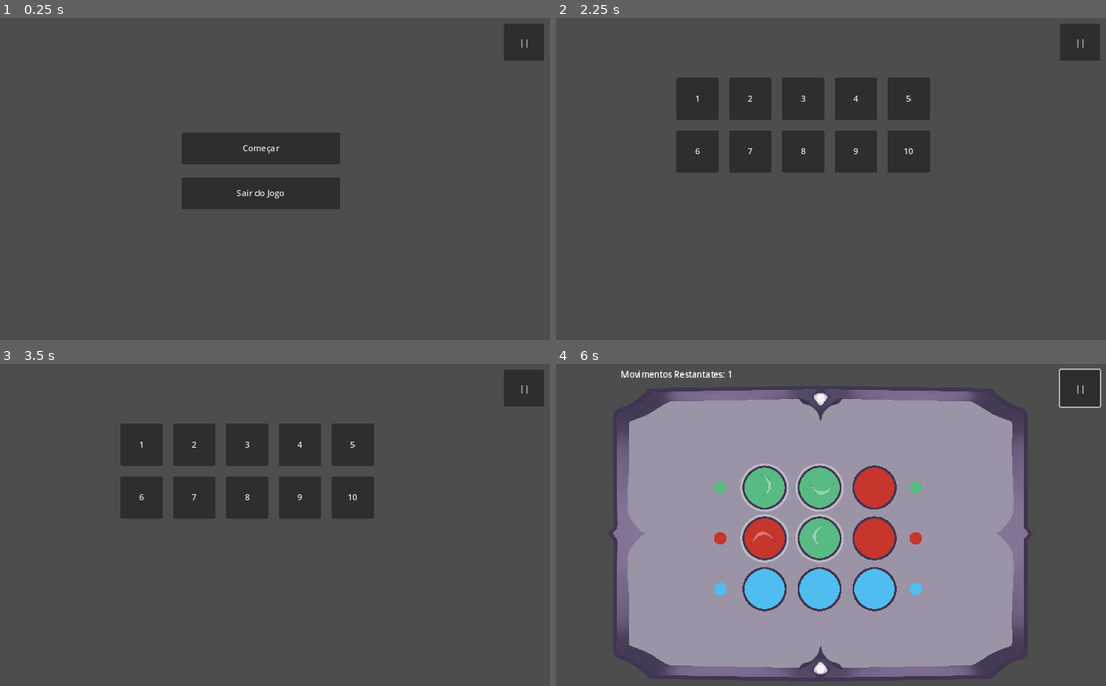
Above: before the commit, frames 1-4 (two rows, left to right).
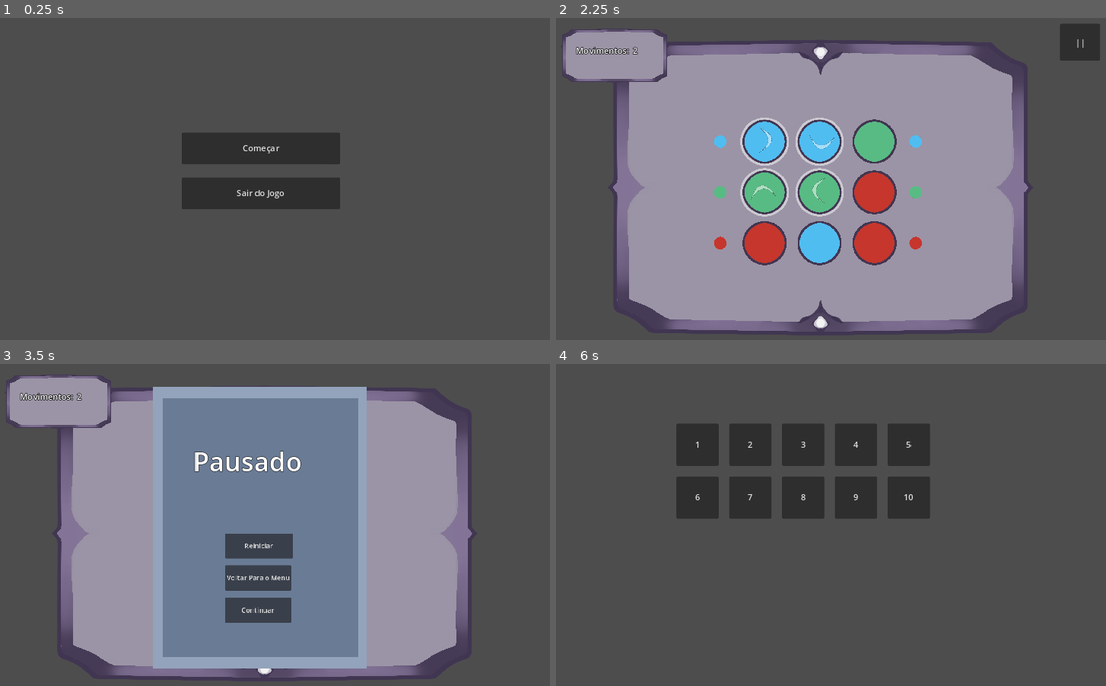
Above: after the commit, the same moments.

Repository: VirsoRaivoky/Puzzle
Game: Godot game, scene res://UI/Menu.tscn
Same seed, same stepped clock (60 frames per second), same inputs: the game is played once before the commit and once after it.
Inputs (mouse positions are in pixels of both pictures, inside the frame that each line leads up to):
- Up to frame 1 (0.25 s): no input
- Up to frame 2 (2.25 s): click (1078, 43) at 0.5 s, where only the run before the commit has a clickable "||"; click "Começar" at 1.25 s; click "||" (after the commit: "1") at 2 s
- Up to frame 3 (3.5 s): click "||" at 2.75 s
- Up to frame 4 (6 s): click (814, 547) at 3.5 s, where only the run after the commit has a clickable "Reiniciar"; click (699, 444) at 4.25 s, where only the run before the commit has a clickable "1"; click "||" at 5 s; click (814, 576) at 5.75 s, where only the run after the commit has a clickable "Voltar Para o Menu"

The runs differ from the first frame. In frame 1, 0.8% of the frame differs, in the area x 91-99%, y 1-14%; in frame 2, 63%, in the area x 1-86%, y 3-98%; in frame 3, 63%; in frame 4, 62%.

Commit message:
mais mudanças

Diff:
--- a/Entities/Global.tscn
+++ b/Entities/Global.tscn
@@ -1,16 +1,6 @@
-[gd_scene load_steps=3 format=3 uid="uid://0c5n4bk2tu4d"]
+[gd_scene load_steps=2 format=3 uid="uid://0c5n4bk2tu4d"]
 
 [ext_resource type="Script" path="res://Scripts/Global.gd" id="1_ubsih"]
-[ext_resource type="PackedScene" uid="uid://f042pa335fga" path="res://UI/LevelScreen.tscn" id="2_xucts"]
 
 [node name="Global" type="Node2D"]
 script = ExtResource("1_ubsih")
-
-[node name="Control" parent="." instance=ExtResource("2_xucts")]
-
-[node name="Button" type="Button" parent="."]
-offset_left = 1036.0
-offset_top = 18.0
-offset_right = 1112.0
-offset_bottom = 88.0
-text = "||"
--- a/Levels/Set3x3.tscn
+++ b/Levels/Set3x3.tscn
@@ -1,23 +1,17 @@
-[gd_scene load_steps=5 format=3 uid="uid://c1cmualh233lg"]
+[gd_scene load_steps=8 format=3 uid="uid://c1cmualh233lg"]
 
 [ext_resource type="Texture2D" uid="uid://ci5ernyn02oq7" path="res://Sprites/Background/Table.png" id="1_ch8bn"]
 [ext_resource type="PackedScene" uid="uid://dtgcqoo8fnshn" path="res://Marker.tscn" id="4_kbleu"]
+[ext_resource type="Texture2D" uid="uid://dxpgtx2f0lmi0" path="res://Sprites/Background/MoveCounter.png" id="5_qimfa"]
 [ext_resource type="PackedScene" uid="uid://n4a1yrjvc2ig" path="res://Entities/PieceHandler.tscn" id="6_agays"]
+[ext_resource type="PackedScene" uid="uid://jylkma1wyomr" path="res://UI/PauseScreen.tscn" id="6_plg47"]
 [ext_resource type="PackedScene" uid="uid://cr43mahmlv3eh" path="res://Entities/Pieces.tscn" id="7_u7pw0"]
 
+[sub_resource type="LabelSettings" id="LabelSettings_cejnd"]
+outline_size = 4
+outline_color = Color(0, 0, 0, 1)
+
 [node name="Nivel" type="Node2D"]
-
-[node name="Table" type="Sprite2D" parent="."]
-z_index = -1
-position = Vector2(583, 328)
-scale = Vector2(0.510313, 0.49125)
-texture = ExtResource("1_ch8bn")
-
-[node name="Label" type="Label" parent="."]
-offset_left = 205.0
-offset_top = 15.0
-offset_right = 363.0
-offset_bottom = 48.0
 
 [node name="PieceHandler" parent="." node_paths=PackedStringArray("info") instance=ExtResource("6_agays")]
 position = Vector2(582, 350)
@@ -84,3 +78,24 @@
 [node name="Marker6" parent="Markers" instance=ExtResource("4_kbleu")]
 position = Vector2(763, 433)
 color_type = 2
+
+[node name="Table" type="Sprite2D" parent="."]
+z_index = -1
+position = Vector2(583, 328)
+scale = Vector2(0.510313, 0.49125)
+texture = ExtResource("1_ch8bn")
+
+[node name="MoveCounter" type="Sprite2D" parent="."]
+z_index = -1
+position = Vector2(196, 63)
+scale = Vector2(0.23494, 0.215199)
+texture = ExtResource("5_qimfa")
+
+[node name="Label" type="Label" parent="."]
+offset_left = 115.0
+offset_top = 58.0
+offset_right = 273.0
+offset_bottom = 91.0
+label_settings = SubResource("LabelSettings_cejnd")
+
+[node name="PauseScreen" parent="." instance=ExtResource("6_plg47")]
--- a/Levels/Set4x4.tscn
+++ b/Levels/Set4x4.tscn
@@ -1,9 +1,16 @@
-[gd_scene load_steps=5 format=3 uid="uid://b2fmknf0s66j3"]
+[gd_scene load_steps=8 format=3 uid="uid://b2fmknf0s66j3"]
 
 [ext_resource type="PackedScene" uid="uid://n4a1yrjvc2ig" path="res://Entities/PieceHandler.tscn" id="1_6iexw"]
 [ext_resource type="PackedScene" uid="uid://cr43mahmlv3eh" path="res://Entities/Pieces.tscn" id="2_60fw1"]
 [ext_resource type="Texture2D" uid="uid://ci5ernyn02oq7" path="res://Sprites/Background/Table.png" id="3_wyok1"]
 [ext_resource type="PackedScene" uid="uid://dtgcqoo8fnshn" path="res://Marker.tscn" id="4_kr2u8"]
+[ext_resource type="Texture2D" uid="uid://dxpgtx2f0lmi0" path="res://Sprites/Background/MoveCounter.png" id="5_vfky4"]
+[ext_resource type="PackedScene" uid="uid://jylkma1wyomr" path="res://UI/PauseScreen.tscn" id="6_h718j"]
+
+[sub_resource type="LabelSettings" id="LabelSettings_crul4"]
+outline_size = 4
+outline_color = Color(0, 0, 0, 1)
+shadow_size = 2
 
 [node name="Node2D" type="Node2D"]
 
@@ -77,18 +84,6 @@
 position = Vector2(193, 205.906)
 scale = Vector2(0.8, 0.8)
 
-[node name="Label" type="Label" parent="."]
-offset_left = 81.0
-offset_top = 52.0001
-offset_right = 239.0
-offset_bottom = 85.0001
-
-[node name="Table" type="Sprite2D" parent="."]
-z_index = -1
-position = Vector2(569, 325)
-scale = Vector2(0.510313, 0.49125)
-texture = ExtResource("3_wyok1")
-
 [node name="Markers" type="Node2D" parent="."]
 
 [node name="Marker" parent="Markers" instance=ExtResource("4_kr2u8")]
@@ -120,3 +115,24 @@
 [node name="Marker8" parent="Markers" instance=ExtResource("4_kr2u8")]
 position = Vector2(797, 473)
 color_type = 3
+
+[node name="Table" type="Sprite2D" parent="."]
+z_index = -1
+position = Vector2(569, 325)
+scale = Vector2(0.510313, 0.49125)
+texture = ExtResource("3_wyok1")
+
+[node name="MoveCounter" type="Sprite2D" parent="."]
+z_index = -1
+position = Vector2(196, 63)
+scale = Vector2(0.23494, 0.215199)
+texture = ExtResource("5_vfky4")
+
+[node name="Label" type="Label" parent="."]
+offset_left = 115.0
+offset_top = 58.0
+offset_right = 273.0
+offset_bottom = 91.0
+label_settings = SubResource("LabelSettings_crul4")
+
+[node name="PauseScreen" parent="." instance=ExtResource("6_h718j")]
--- a/Levels/Set5x5.tscn
+++ b/Levels/Set5x5.tscn
@@ -1,17 +1,17 @@
-[gd_scene load_steps=5 format=3 uid="uid://b6n8tks5rhxvc"]
+[gd_scene load_steps=8 format=3 uid="uid://b6n8tks5rhxvc"]
 
 [ext_resource type="PackedScene" uid="uid://n4a1yrjvc2ig" path="res://Entities/PieceHandler.tscn" id="1_nqvip"]
 [ext_resource type="PackedScene" uid="uid://cr43mahmlv3eh" path="res://Entities/Pieces.tscn" id="2_720dm"]
 [ext_resource type="Texture2D" uid="uid://ci5ernyn02oq7" path="res://Sprites/Background/Table.png" id="4_qa4sn"]
 [ext_resource type="PackedScene" uid="uid://dtgcqoo8fnshn" path="res://Marker.tscn" id="5_3lhpi"]
+[ext_resource type="Texture2D" uid="uid://dxpgtx2f0lmi0" path="res://Sprites/Background/MoveCounter.png" id="5_sbeh0"]
+[ext_resource type="PackedScene" uid="uid://jylkma1wyomr" path="res://UI/PauseScreen.tscn" id="6_poc5i"]
+
+[sub_resource type="LabelSettings" id="LabelSettings_df66m"]
+outline_size = 4
+outline_color = Color(0, 0, 0, 1)
 
 [node name="Set" type="Node2D"]
-
-[node name="Label" type="Label" parent="."]
-offset_left = 29.0
-offset_top = 44.0001
-offset_right = 187.0
-offset_bottom = 77.0001
 
 [node name="PieceHandler" parent="." node_paths=PackedStringArray("info") instance=ExtResource("1_nqvip")]
 position = Vector2(582, 340)
@@ -119,12 +119,6 @@
 position = Vector2(260, 237.5)
 scale = Vector2(0.8, 0.8)
 
-[node name="Table" type="Sprite2D" parent="."]
-z_index = -1
-position = Vector2(583, 328)
-scale = Vector2(0.510313, 0.49125)
-texture = ExtResource("4_qa4sn")
-
 [node name="Markers" type="Node2D" parent="."]
 
 [node name="Marker" parent="Markers" instance=ExtResource("5_3lhpi")]
@@ -164,3 +158,24 @@
 [node name="Marker10" parent="Markers" instance=ExtResource("5_3lhpi")]
 position = Vector2(858, 530)
 color_type = 4
+
+[node name="Table" type="Sprite2D" parent="."]
+z_index = -1
+position = Vector2(583, 328)
+scale = Vector2(0.510313, 0.49125)
+texture = ExtResource("4_qa4sn")
+
+[node name="MoveCounter" type="Sprite2D" parent="."]
+z_index = -1
+position = Vector2(196, 63)
+scale = Vector2(0.23494, 0.215199)
+texture = ExtResource("5_sbeh0")
+
+[node name="Label" type="Label" parent="."]
+offset_left = 115.0
+offset_top = 58.0
+offset_right = 273.0
+offset_bottom = 91.0
+label_settings = SubResource("LabelSettings_df66m")
+
+[node name="PauseScreen" parent="." instance=ExtResource("6_poc5i")]
--- /dev/null
+++ b/MobileButtons.tscn
@@ -0,0 +1,51 @@
+[gd_scene load_steps=5 format=3 uid="uid://c3fihthx507bj"]
+
+[ext_resource type="Texture2D" uid="uid://cj4lbj5cq054u" path="res://Sprites/Selector/Indicator.png" id="1_fxxg2"]
+[ext_resource type="Texture2D" uid="uid://b10reesqcndss" path="res://icon.svg" id="1_ht6ys"]
+
+[sub_resource type="RectangleShape2D" id="RectangleShape2D_msb3x"]
+size = Vector2(300, 300)
+
+[sub_resource type="RectangleShape2D" id="RectangleShape2D_d2awq"]
+size = Vector2(200, 200)
+
+[node name="MobileButtons" type="Control"]
+layout_mode = 3
+anchors_preset = 15
+anchor_right = 1.0
+anchor_bottom = 1.0
+grow_horizontal = 2
+grow_vertical = 2
+
+[node name="Up" type="TouchScreenButton" parent="."]
+position = Vector2(178, 338)
+scale = Vector2(0.210938, 0.234375)
+texture_normal = ExtResource("1_fxxg2")
+shape = SubResource("RectangleShape2D_msb3x")
+action = "left"
+
+[node name="Down" type="TouchScreenButton" parent="."]
+position = Vector2(178, 481)
+scale = Vector2(0.210938, 0.234375)
+texture_normal = ExtResource("1_fxxg2")
+shape = SubResource("RectangleShape2D_msb3x")
+action = "left"
+
+[node name="Left" type="TouchScreenButton" parent="."]
+position = Vector2(90, 411)
+scale = Vector2(0.210938, 0.234375)
+texture_normal = ExtResource("1_fxxg2")
+shape = SubResource("RectangleShape2D_msb3x")
+action = "left"
+
+[node name="Right" type="TouchScreenButton" parent="."]
+position = Vector2(267, 411)
+scale = Vector2(0.210938, 0.234375)
+texture_normal = ExtResource("1_fxxg2")
+shape = SubResource("RectangleShape2D_msb3x")
+action = "left"
+
+[node name="Action" type="TouchScreenButton" parent="."]
+position = Vector2(859, 404)
+texture_normal = ExtResource("1_ht6ys")
+shape = SubResource("RectangleShape2D_d2awq")
--- a/Scripts/Global.gd
+++ b/Scripts/Global.gd
@@ -1,72 +1,120 @@
 extends Node
 
 var piece_handler
-var level_screen
+var pause_screen
 
 var level_moves: int
 var level_index: int = 1
 var set_index: int = 0
 var match_colors: Array
 
-var level1_1: Array = [1, 1, 2,
-					   2, 1, 2,
-					   0, 0, 0]
+var level1_1: Array = [0, 0, 1,
+					   1, 1, 2,
+					   2, 0, 2]
 
-var level1_2: Array = [1, 2, 1,
-					   2, 0, 0,
-					   0, 1, 2]
+var level1_2: Array = [2, 2, 4,
+					   2, 3, 3,
+					   4, 3, 4]
 
-var level1_3: Array = [1, 2, 1,
-					   2, 0, 0,
-					   0, 1, 2]
+var level1_3: Array = [0, 0, 4,
+					   0, 1, 4,
+					   4, 1, 1]
 
-var level1_4: Array = [1, 2, 1,
-					   2, 0, 0,
-					   0, 1, 2]
+var level1_4: Array = [2, 2, 1,
+					   1, 2, 3,
+					   1, 3, 3]
 
-var level1_5: Array = [1, 2, 1,
-					   2, 0, 0,
-					   0, 1, 2]
+var level1_5: Array = [3, 3, 0,
+					   4, 4, 0,
+					   3, 4, 0]
 
 
-var level2_1: Array = [0, 0, 0, 0, 0,
-					   1, 1, 1, 1, 1,
-					   2, 2, 2, 2, 2,
-					   3, 3, 3, 3, 3,
-					   4, 4, 4, 4, 4]
+var level2_1: Array = [0, 1, 0, 0,
+					   0, 1, 3, 1,
+					   2, 1, 2, 2,
+					   3, 2, 3, 3]
 
-func load_level(level_i: int, set_i: int):
+
+var level2_2: Array = [4, 0, 4, 4,
+					   0, 0, 0, 3,
+					   4, 3, 1, 3,
+					   1, 3, 1, 1]
+
+var level2_3: Array = [1, 2, 3, 1,
+					   1, 1, 3, 3,
+					   3, 0, 2, 2,
+					   2, 0, 0, 0]
+
+var level2_4: Array = [2, 4, 2, 2,
+					   4, 4, 4, 3,
+					   2, 3, 3, 1,
+					   1, 3, 1, 1]
+
+var level2_5: Array = [3, 3, 0, 3,
+					   3, 2, 0, 2,
+					   0, 2, 2, 4,
+					   0, 4, 4, 4]
+
+
+func load_level(level_i: int):
 	level_index = level_i
-	set_index = set_i
-	get_tree().change_scene_to_file(Global.get_set())
+	get_level_set()
+	get_tree().change_scene_to_file(get_set())
+
 
 func get_level_set():
 
 	match level_index:
 		1:
-			level_moves = 1
-			match_colors = [1, 2, 0]
+			level_moves = 2
+			match_colors = [0, 1, 2]
+			set_index = 0
 			return level1_1
 		2:
-			level_moves = 4
-			match_colors = [1, 2, 0]
+			level_moves = 3
+			match_colors = [2, 3, 4]
+			set_index = 0
 			return level1_2
 		3:
-			level_moves = 5
-			match_colors = [1, 2, 0]
+			level_moves = 4
+			match_colors = [0, 1, 4]
+			set_index = 0
 			return level1_3
 		4:
-			level_moves = 6
-			match_colors = [1, 2, 0]
+			level_moves = 4
+			match_colors = [1, 2, 3]
+			set_index = 0
 			return level1_4
 		5:
-			level_moves = 6
-			match_colors = [1, 2, 0]
+			level_moves = 5
+			match_colors = [3, 4, 0]
+			set_index = 0
 			return level1_5
 		6:
-			level_moves = 1
-			match_colors = [1, 1, 2, 3, 4]
+			level_moves = 3
+			match_colors = [0, 1, 2, 3]
+			set_index = 1
 			return level2_1
+		7:
+			level_moves = 4
+			match_colors = [4, 0, 3, 1]
+			set_index = 1
+			return level2_2
+		8:
+			level_moves = 5
+			match_colors = [1, 3, 2, 0]
+			set_index = 1
+			return level2_3
+		9:
+			level_moves = 5
+			match_colors = [2, 4, 3, 1]
+			set_index = 1
+			return level2_4
+		10:
+			level_moves = 6
+			match_colors = [3, 2, 0, 4]
+			set_index = 1
+			return level2_5
 
 func get_set():
 	match set_index:
--- a/Scripts/LevelButton.gd
+++ b/Scripts/LevelButton.gd
@@ -1,7 +1,6 @@
 extends Button
 
 @export var level_index: int
-@export var set_index: int
 
 func _on_pressed():
-	Global.load_level(level_index, set_index)
+	Global.load_level(level_index)
--- a/Scripts/LevelScreen.gd
+++ /dev/null
@@ -1,26 +0,0 @@
-extends Control
-
-signal level_completed
-@onready var label = $Label
-
-func _ready():
-	Global.level_screen = self
-	hide()
-	connect("level_completed", Callable(self, "_on_level_completed"))
-
-
-func _on_level_completed():
-	show()
-	label.text = "Finalizado!"
-
-
-func _on_retry_pressed():
-	hide()
-	get_tree().change_scene_to_file(Global.get_set())
-
-
-func _on_next_pressed():
-	hide()
-	var actual_index = Global.level_index
-	Global.level_index = actual_index + 1
-	get_tree().change_scene_to_file("res://Levels/Level1.tscn")
--- /dev/null
+++ b/Scripts/PauseScreen.gd
@@ -0,0 +1,50 @@
+extends Control
+
+var is_paused: bool = false
+@onready var pause_button = $"../PauseButton"
+@onready var label = $Label
+@onready var next_button = $NextLevel
+@onready var continue_button = $Continue
+
+signal level_completed
+
+func _ready():
+	Global.pause_screen = self
+	next_button.hide()
+	connect("level_completed", Callable(self, "_on_level_completed"))
+
+
+func _on_level_completed():
+	show()
+	next_button.show()
+	continue_button.hide()
+	pause_button.hide()
+	label.text = "Finalizado!"
+
+
+func _on_retry_pressed():
+	hide()
+	get_tree().change_scene_to_file(Global.get_set())
+
+
+func _on_next_pressed():
+	continue_button.show()
+	var next_index = Global.level_index + 1
+	Global.load_level(next_index)
+
+
+func _on_pause_button_pressed():
+	is_paused = true
+	show()
+	pause_button.hide()
+	label.text = "Pausado"
+
+
+func _on_level_select_pressed():
+	get_tree().change_scene_to_file("res://UI/LevelSelect.tscn")
+
+
+func _on_continue_pressed():
+	hide()
+	is_paused = false
+	pause_button.show()
--- a/Scripts/PieceHandler.gd
+++ b/Scripts/PieceHandler.gd
@@ -24,14 +24,15 @@
 
 
 func _process(_delta)-> void:
-	inputs()
+	if !Global.pause_screen.is_paused:
+		inputs()
 
-	info.text = "Movimentos Restantates: " + str(moves)
+	info.text = " Movimentos:  " + str(moves)
 
 	if moves <= 0:
 		await get_tree().create_timer(0.4).timeout
 		if check_piece(colors_to_match):
-			Global.level_screen.level_completed.emit()
+			Global.pause_screen.level_completed.emit()
 		else:
 			for i in range(pieces.size()):
 				pieces[i].set_color(Global.get_level_set()[i])
--- a/Scripts/PieceSelector.gd
+++ b/Scripts/PieceSelector.gd
@@ -14,12 +14,12 @@
 	selector_position(index_position)
 	scale = Global.piece_handler.pieces[0].scale
 
+
 func selector_position(pos: Vector2):
 	position = pos
 
 
 func switch_indicator():
-
 	if direction == 0:
 		return
 	elif direction == 1:
@@ -31,13 +31,14 @@
 
 
 func animation_loop(tween):
-
 	tween.tween_property($Sprite2D, "modulate", Color(1, 1, 1, 0.2), 0.5)
 	tween.tween_property($Sprite2D, "modulate", Color(1, 1, 1, 0.6), 0.5)
 
 	tween.connect("finished", Callable(self, "_on_tween_finished"))
 
 
+
+
 func _on_tween_finished():
 	var tween = get_tree().create_tween()
 	animation_loop(tween)
--- a/UI/LevelScreen.tscn
+++ /dev/null
@@ -1,66 +0,0 @@
-[gd_scene load_steps=3 format=3 uid="uid://f042pa335fga"]
-
-[ext_resource type="Script" path="res://Scripts/LevelScreen.gd" id="1_5sf6l"]
-
-[sub_resource type="LabelSettings" id="LabelSettings_scvav"]
-font_size = 50
-outline_size = 3
-outline_color = Color(0, 0, 0, 1)
-
-[node name="Control" type="Control"]
-z_index = 4
-layout_mode = 3
-anchors_preset = 15
-anchor_right = 1.0
-anchor_bottom = 1.0
-grow_horizontal = 2
-grow_vertical = 2
-script = ExtResource("1_5sf6l")
-
-[node name="ColorRect" type="ColorRect" parent="."]
-z_index = 4
-layout_mode = 0
-offset_left = 217.0
-offset_top = 30.0
-offset_right = 952.0
-offset_bottom = 538.0
-color = Color(0.576471, 0.639216, 0.737255, 1)
-
-[node name="ColorRect2" type="ColorRect" parent="."]
-z_index = 4
-layout_mode = 0
-offset_left = 230.0
-offset_top = 49.0
-offset_right = 936.0
-offset_bottom = 522.0
-color = Color(0.415686, 0.482353, 0.584314, 1)
-
-[node name="Label" type="Label" parent="."]
-z_index = 4
-layout_mode = 0
-offset_left = 458.0
-offset_top = 156.0
-offset_right = 619.0
-offset_bottom = 225.0
-label_settings = SubResource("LabelSettings_scvav")
-
-[node name="Retry" type="Button" parent="."]
-z_index = 5
-layout_mode = 0
-offset_left = 314.0
-offset_top = 385.0
-offset_right = 471.0
-offset_bottom = 445.0
-text = "Reiniciar"
-
-[node name="Next" type="Button" parent="."]
-z_index = 5
-layout_mode = 0
-offset_left = 661.0
-offset_top = 385.0
-offset_right = 818.0
-offset_bottom = 445.0
-text = "Proxímo Nivel"
-
-[connection signal="pressed" from="Retry" to="." method="_on_retry_pressed"]
-[connection signal="pressed" from="Next" to="." method="_on_next_pressed"]
--- a/UI/LevelSelect.tscn
+++ b/UI/LevelSelect.tscn
@@ -38,7 +38,8 @@
 offset_top = 120.0
 offset_right = 590.0
 offset_bottom = 200.0
-text = "3"
+text = "3
+"
 script = ExtResource("2_5yh3j")
 level_index = 3
 
@@ -71,7 +72,6 @@
 text = "6"
 script = ExtResource("2_5yh3j")
 level_index = 6
-set_index = 2
 
 [node name="Button7" type="Button" parent="."]
 layout_mode = 0
@@ -81,8 +81,7 @@
 offset_bottom = 300.0
 text = "7"
 script = ExtResource("2_5yh3j")
-level_index = 2
-set_index = 1
+level_index = 7
 
 [node name="Button8" type="Button" parent="."]
 layout_mode = 0
@@ -92,8 +91,7 @@
 offset_bottom = 300.0
 text = "8"
 script = ExtResource("2_5yh3j")
-level_index = 3
-set_index = 1
+level_index = 8
 
 [node name="Button9" type="Button" parent="."]
 layout_mode = 0
@@ -103,8 +101,7 @@
 offset_bottom = 300.0
 text = "9"
 script = ExtResource("2_5yh3j")
-level_index = 4
-set_index = 1
+level_index = 9
 
 [node name="Button10" type="Button" parent="."]
 layout_mode = 0
@@ -114,8 +111,7 @@
 offset_bottom = 300.0
 text = "10"
 script = ExtResource("2_5yh3j")
-level_index = 5
-set_index = 1
+level_index = 10
 
 [connection signal="pressed" from="Button" to="Button" method="_on_pressed"]
 [connection signal="pressed" from="Button2" to="Button2" method="_on_pressed"]
--- /dev/null
+++ b/UI/Pause.tscn
@@ -0,0 +1,92 @@
+[gd_scene load_steps=3 format=3 uid="uid://f042pa335fga"]
+
+[ext_resource type="Script" path="res://Scripts/PauseScreen.gd" id="1_5sf6l"]
+
+[sub_resource type="LabelSettings" id="LabelSettings_scvav"]
+font_size = 50
+outline_size = 3
+outline_color = Color(0, 0, 0, 1)
+
+[node name="Control" type="Control"]
+z_index = 4
+layout_mode = 3
+anchors_preset = 15
+anchor_right = 1.0
+anchor_bottom = 1.0
+grow_horizontal = 2
+grow_vertical = 2
+script = ExtResource("1_5sf6l")
+
+[node name="ColorRect" type="ColorRect" parent="."]
+z_index = 4
+layout_mode = 0
+offset_left = 372.0
+offset_top = 50.0
+offset_right = 776.0
+offset_bottom = 583.0
+color = Color(0.576471, 0.639216, 0.737255, 1)
+
+[node name="ColorRect2" type="ColorRect" parent="."]
+z_index = 4
+layout_mode = 0
+offset_left = 390.0
+offset_top = 72.0
+offset_right = 760.0
+offset_bottom = 561.0
+color = Color(0.415686, 0.482353, 0.584314, 1)
+
+[node name="Label" type="Label" parent="."]
+z_index = 4
+layout_mode = 0
+offset_left = 447.0
+offset_top = 156.0
+offset_right = 608.0
+offset_bottom = 225.0
+label_settings = SubResource("LabelSettings_scvav")
+
+[node name="Retry" type="Button" parent="."]
+z_index = 5
+layout_mode = 0
+offset_left = 492.2
+offset_top = 322.2
+offset_right = 653.2
+offset_bottom = 381.2
+scale = Vector2(0.8, 0.8)
+pivot_offset = Vector2(79, 29)
+text = "Reiniciar"
+
+[node name="NextLevel" type="Button" parent="."]
+z_index = 5
+layout_mode = 0
+offset_left = 508.2
+offset_top = 449.2
+offset_right = 665.2
+offset_bottom = 509.2
+scale = Vector2(0.8, 0.8)
+text = "Proxímo Nivel"
+
+[node name="LevelSelect" type="Button" parent="."]
+z_index = 5
+layout_mode = 0
+offset_left = 508.2
+offset_top = 388.2
+offset_right = 665.2
+offset_bottom = 448.2
+scale = Vector2(0.8, 0.8)
+text = "Voltar Para o Menu"
+
+[node name="Continue" type="Button" parent="."]
+z_index = 5
+layout_mode = 0
+offset_left = 508.2
+offset_top = 449.2
+offset_right = 665.2
+offset_bottom = 509.2
+scale = Vector2(0.8, 0.8)
+text = "Continuar
+"
+
+[connection signal="pressed" from="Retry" to="." method="_on_retry_pressed"]
+[connection signal="pressed" from="NextLevel" to="." method="_on_next_pressed"]
+[connection signal="pressed" from="LevelSelect" to="." method="_on_level_select_pressed"]
+[connection signal="pressed" from="Continue" to="." method="_on_continue_pressed"]
--- /dev/null
+++ b/UI/PauseScreen.tscn
@@ -0,0 +1,25 @@
+[gd_scene load_steps=2 format=3 uid="uid://jylkma1wyomr"]
+
+[ext_resource type="PackedScene" uid="uid://f042pa335fga" path="res://UI/Pause.tscn" id="1_chlru"]
+
+[node name="PauseScreen" type="Control"]
+layout_mode = 3
+anchors_preset = 15
+anchor_right = 1.0
+anchor_bottom = 1.0
+grow_horizontal = 2
+grow_vertical = 2
+
+[node name="PauseButton" type="Button" parent="."]
+layout_mode = 0
+offset_left = 1036.0
+offset_top = 18.0
+offset_right = 1112.0
+offset_bottom = 88.0
+text = "||"
+
+[node name="Control" parent="." instance=ExtResource("1_chlru")]
+visible = false
+layout_mode = 1
+
+[connection signal="pressed" from="PauseButton" to="Control" method="_on_pause_button_pressed"]
Binary file added: Sprites/Background/MoveCounter.png
Not shown, changed: Sprites/Background/MoveCounter.png.import
Binary file removed: Sprites/BlueMarker.png
Not shown, removed: Sprites/BlueMarker.png.import
Binary file removed: Sprites/GreenMarker.png
Not shown, removed: Sprites/GreenMarker.png.import
Binary file removed: Sprites/MarkerRing.png
Binary file removed: Sprites/RedMarker.png
Not shown, removed: Sprites/RedMarker.png.import
